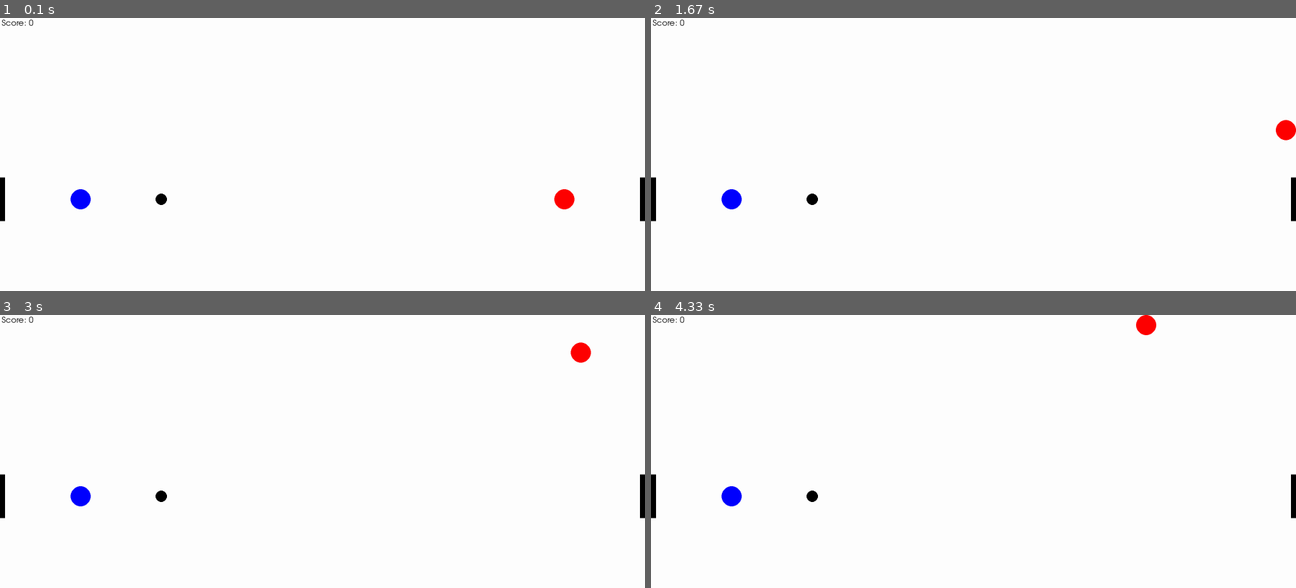
Above: before the commit, frames 1-4 (two rows, left to right).
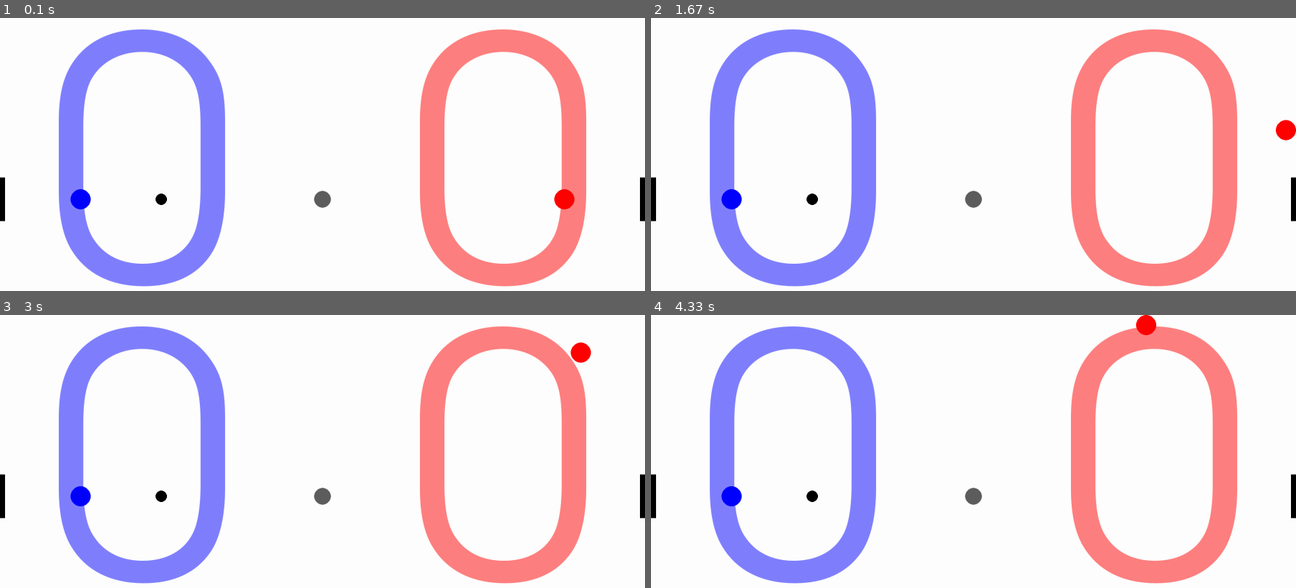
Above: after the commit, the same moments.

Repository: Chiune-Honda/SLSS-Programming-2024
Game: pygame game, started from main.py
Two runs of this game, one before a commit and one after it. Both use one fixed random seed, a clock stepped at 60 frames per second and the inputs below.
Inputs:
- Up to frame 1 (0.1 s): no input
- Up to frame 2 (1.67 s): hold Right 0.33-0.8 s; hold Up 0.83-1.13 s; hold Right 1.17-1.63 s
- Up to frame 3 (3 s): hold Left 1.67-2.2 s; hold Down 2.23-2.53 s; hold Left 2.57-2.97 s
- Up to frame 4 (4.33 s): hold Up 3-3.37 s; hold Right 3.4-4.03 s; hold Down from 4.07 s (still down)

The runs differ from the first frame. In frame 1, 18% of the frame differs, in the area x 0-91%, y 0-99%; in frame 2, 18%; in frame 3, 18%; in frame 4, 18%.

Commit message:
nmtmyjmy

Diff:
--- a/main.py
+++ b/main.py
@@ -40,6 +40,8 @@
 
         self.change_x = 0
         self.change_y = 0
+
+        self.score = 0
 
     def go_left(self):
         if self.change_x > -self.max_speed:
@@ -104,6 +106,8 @@
         self.change_x = 0
         self.change_y = 0
 
+        self.score = 0
+
     def go_left(self):
         if self.change_x > -self.max_speed:
             self.change_x -= self.acceleration
@@ -160,6 +164,7 @@
         self.rect.right = WIDTH
         self.rect.centery = HEIGHT // 2
 
+
 class GoalL(pg.sprite.Sprite):
      def __init__(self):
         super().__init__()
@@ -173,6 +178,26 @@
 
         self.rect.left = 0
         self.rect.centery = HEIGHT // 2
+
+class CircleinMiddle(pg.sprite.Sprite):
+    def __init__(self):
+        # Super class constructor
+        super().__init__()
+
+        self.radius = 25  # Radius of the ball
+        self.diameter = self.radius * 2
+        BLACK_TRANSPARENT = (0, 0, 0, 100)  # Black with alpha = 150 (semi-transparent)
+
+        self.image = pg.Surface((self.diameter, self.diameter), pg.SRCALPHA)
+
+        pg.draw.circle(self.image, BLACK_TRANSPARENT, (self.radius, self.radius), self.radius)
+        # pg.draw.circle(self.image, BLACK, (self.radius, self.radius), self.radius)
+
+        self.rect = self.image.get_rect()
+
+        self.rect.centerx = WIDTH // 2
+        self.rect.centery = HEIGHT // 2
+
 
 
 class Ball(pg.sprite.Sprite):
@@ -195,7 +220,6 @@
         self.rect.centerx = WIDTH // 4
         self.rect.centery = HEIGHT // 2
         self.deceleration = 0.01  # Deceleration rate
-
 
     def update(self):
         # Move ball
@@ -270,11 +294,13 @@
 
 
 def reset_positions(playerleft: PlayerL, playerright: PlayerR, goalright: GoalR, goalleft: GoalL, ball: Ball):
-    playerleft.rect.x, playerleft.rect.y = 50, HEIGHT // 2 - 50
-    playerright.rect.x, playerright.rect.y = WIDTH - 100, HEIGHT // 2 - 50
-    goalright.rect.right, goalright.rect.y = WIDTH, HEIGHT // 2 - 50
-    goalleft.rect.left, goalleft.rect.y = 0, HEIGHT // 2 - 50
-
+    playerleft.rect.centerx, playerleft.rect.centery = WIDTH * 1/8, HEIGHT // 2
+    playerright.rect.centerx, playerright.rect.centery = WIDTH * 7/8, HEIGHT // 2
+    goalright.rect.right, goalright.rect.centery = WIDTH, HEIGHT // 2
+    goalleft.rect.left, goalleft.rect.centery = 0, HEIGHT // 2
+
+    ball.rect.center = WIDTH // 2, HEIGHT // 2
+    ball.ball_speed_x, ball.ball_speed_y = 0, 0
 
 # Game loop
 def start():
@@ -285,14 +311,14 @@
     done = False
     clock = pg.time.Clock()
 
-    font = pg.font.SysFont("Futura", 24)
-    score = 0
+    font = pg.font.SysFont("Futura", 1000)
 
     playerleft = PlayerL()
     playerright = PlayerR()
     goalright = GoalR()
     goalleft = GoalL()
     ball = Ball()
+    circleinmiddle = CircleinMiddle()
 
     all_sprites = pg.sprite.Group()
     ball_sprites = pg.sprite.Group()
@@ -304,12 +330,12 @@
     all_sprites.add(goalright)
     all_sprites.add(goalleft)
     all_sprites.add(ball)
+    all_sprites.add(circleinmiddle)
 
     goalleft_sprites.add(goalleft)
     goalright_sprites.add(goalright)
 
     ball_sprites.add(ball)
-
 
     while not done:
         # --- Event Listener
@@ -319,21 +345,21 @@
 
         all_sprites.update()
 
-        goalleft_collided = pg.sprite.spritecollide(ball, goalleft_sprites, True)
-        goalright_collided = pg.sprite.spritecollide(ball, goalright_sprites, True)
-
-        for goalleft in goalleft_collided:
-        # Increase the score by 10
-            score += 1
-            print(f"Score: {score}")
-
-
-        for goalright in goalright_collided:
-        # Increase the score by 10
-            score += 1
-            print(f"Score: {score}")
-
-        #Key and controls
+        goalleft_collided = pg.sprite.spritecollide(ball, goalleft_sprites, False)
+        goalright_collided = pg.sprite.spritecollide(ball, goalright_sprites, False)
+
+        if goalleft_collided:
+            playerright.score += 1
+            reset_positions(playerleft, playerright, goalright, goalleft, ball)
+
+        if goalright_collided:
+            playerleft.score += 1
+            reset_positions(playerleft, playerright, goalright, goalleft, ball)
+
+
+
+
+        #Key and controol
         keys_pressed = pg.key.get_pressed()
 
         if keys_pressed[pg.K_w]:
@@ -376,11 +402,26 @@
 
         screen.fill(WHITE)
 
-        score_image = font.render(f"Score: {score}", True, BLACK)
+        scorel = font.render(f"{playerright.score}", True, (0, 0, 255))
+        scorer = font.render(f"{playerleft.score}", True, (255, 0, 0))
+
+        scorel.set_alpha(127)
+        scorer.set_alpha(127)
+
         all_sprites.draw(screen)
 
-        # "Blit" the surface on the screen
-        screen.blit(score_image, (5, 5))
+
+        scorel_rect = scorel.get_rect()
+        scorer_rect = scorer.get_rect()
+
+        scorel_pos = (WIDTH * 0.22 - scorel_rect.width // 2, HEIGHT // 2 - scorel_rect.height // 2)
+        scorer_pos = (WIDTH * 0.78 - scorer_rect.width // 2, HEIGHT // 2 - scorer_rect.height // 2)
+
+        screen.blit(scorel, scorel_pos)
+        screen.blit(scorer, scorer_pos)
+        # # "Blit" the surface on the screen
+        # screen.blit(scorel, (200, 540))
+        # screen.blit(scorer, (1720, 540))
 
         all_sprites.draw(screen)
 
